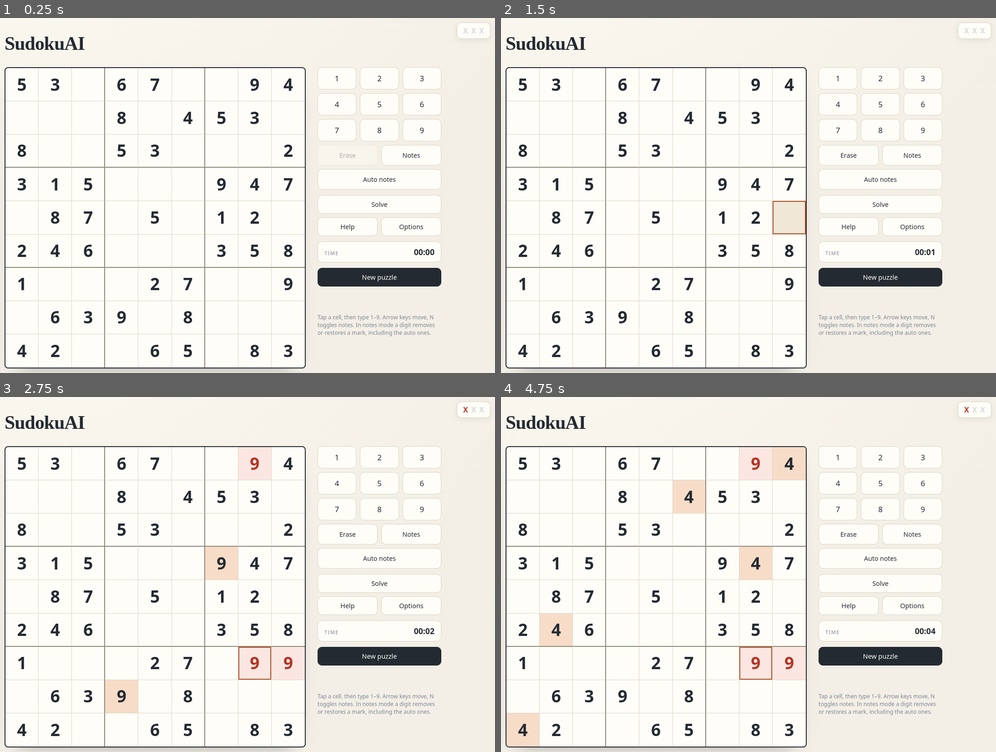
Above: before the commit, frames 1-4 (two rows, left to right).
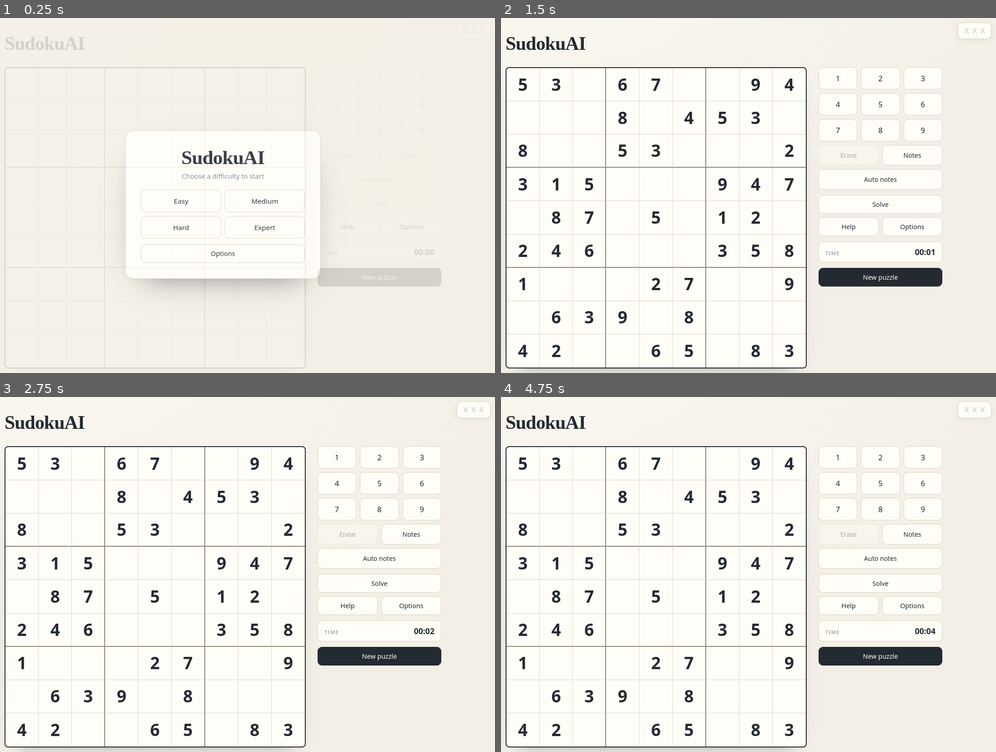
Above: after the commit, the same moments.

Repository: aiucci/SudokuAI
Game: browser game, page index.html
Two runs of this game, one before a commit and one after it. Both use one fixed random seed, a clock stepped at 60 frames per second and the inputs below.
Inputs (mouse positions are in pixels of both pictures, inside the frame that each line leads up to):
- Up to frame 1 (0.25 s): no input
- Up to frame 2 (1.5 s): click (684, 202) at 0.27 s, where only the run after the commit has a clickable "Easy"; hold Right from 1.03 s (still down); tap Space at 1.1 s
- Up to frame 3 (2.75 s): release Right at 1.53 s; hold Down 1.58-1.85 s; tap Space at 1.6, 2.1, 2.6 s; hold Left 1.9-2.47 s; click "9" at 2.02 s; hold Up from 2.52 s (still down)
- Up to frame 4 (4.75 s): release Up at 2.82 s; hold Right 2.87-3.53 s; tap Space every 0.5 s from 3.1 to 4.6 s; hold Up 3.58-3.82 s; hold Left 3.87-4.3 s; hold Down 4.35-4.68 s; click "4" at 4.52 s; hold Right from 4.73 s (still down)

The runs differ from the first frame. In frame 1, 9.7% of the frame differs, in the area x 0-100%, y 1-100%; in frame 2, 0.9%; in frame 3, 1.7%; in frame 4, 3.4%.

Commit message:
Add a start screen and tidy up the end of a game.
Ask for a difficulty on load behind a splash that also opens Options, keeping
the grid empty and every control disabled until one is chosen; grey out Notes,
Auto notes and Solve once the game ends; and drop the status and hint text from
under the New puzzle button.

Diff:
--- a/index.html
+++ b/index.html
@@ -212,7 +212,8 @@
     transition: background 0.14s ease, border-color 0.14s ease, transform 0.14s ease;
   }
 
-  .btn:hover { border-color: #bdb5a3; transform: translateY(-1px); }
+  .btn:hover:not(:disabled) { border-color: #bdb5a3; transform: translateY(-1px); }
+  .btn:disabled { opacity: 0.35; cursor: default; }
   .btn-primary { background: var(--ink); border-color: var(--ink); color: #fdfbf5; }
   .btn-primary:hover { background: #323b45; border-color: #323b45; }
 
@@ -278,11 +279,71 @@
 
   .option input { flex: none; margin: 2px 0 0; inline-size: 1.05em; block-size: 1.05em; accent-color: var(--accent); }
 
-  .status { min-height: 2.6em; margin: 0; font-size: 0.85rem; line-height: 1.4; color: var(--muted); }
-  .status.good { color: var(--good); }
-  .status.bad { color: var(--bad); }
-
-  .hint { margin: 0; font-size: 0.76rem; color: var(--muted); }
+  /* Outcomes are announced to screen readers but no longer shown under the controls. */
+  .sr-only {
+    position: absolute;
+    width: 1px;
+    height: 1px;
+    padding: 0;
+    margin: -1px;
+    overflow: hidden;
+    clip: rect(0 0 0 0);
+    white-space: nowrap;
+    border: 0;
+  }
+
+  /* Opening screen: the board stays inert until a difficulty is chosen here. */
+  .splash {
+    position: fixed;
+    inset: 0;
+    z-index: 20;
+    display: flex;
+    align-items: center;
+    justify-content: center;
+    padding: clamp(16px, 4vw, 40px);
+    background: rgba(243, 239, 230, 0.94);
+    animation: splash-in 0.4s ease both;
+  }
+
+  .splash[hidden] { display: none; }
+
+  @keyframes splash-in { from { opacity: 0; } to { opacity: 1; } }
+
+  .splash-card {
+    width: min(430px, 100%);
+    padding: clamp(22px, 4vw, 34px);
+    text-align: center;
+    background: var(--panel);
+    border: 1px solid var(--line);
+    border-radius: 18px;
+    box-shadow: 0 30px 70px -40px rgba(35, 42, 49, 0.75);
+  }
+
+  .splash-card h1 { margin: 0 0 6px; font-size: clamp(2.1rem, 6vw, 2.7rem); }
+  .splash-prompt { margin: 0 0 20px; font-size: 0.92rem; color: var(--muted); }
+
+  .splash-levels {
+    display: grid;
+    grid-template-columns: 1fr 1fr;
+    gap: 8px;
+    margin-bottom: 12px;
+  }
+
+  .splash-levels button {
+    font: inherit;
+    font-size: 0.95rem;
+    padding: 14px 0;
+    background: var(--panel);
+    border: 1px solid var(--line);
+    border-radius: 10px;
+    color: var(--ink);
+    cursor: pointer;
+    transition: background 0.14s ease, border-color 0.14s ease;
+  }
+
+  .splash-levels button:hover { background: #f6f0e4; border-color: #bdb5a3; }
+  #splashOptions { width: 100%; }
+  .splash .btn:hover:not(:disabled) { transform: none; }
 
   @media (max-width: 820px) {
     body { padding: 24px 16px 40px; }
@@ -344,11 +405,24 @@
 
       <button class="btn btn-primary" id="new">New puzzle</button>
 
-      <p class="status" id="status" role="status" aria-live="polite"></p>
-      <p class="hint">Tap a cell, then type 1–9. Arrow keys move, N toggles notes. In notes mode a digit removes or restores a mark, including the auto ones.</p>
+      <p class="sr-only" id="status" role="status" aria-live="polite"></p>
     </aside>
   </section>
 </main>
+
+<div class="splash" id="splash" role="dialog" aria-modal="true" aria-labelledby="splashTitle">
+  <div class="splash-card">
+    <h1 id="splashTitle">SudokuAI</h1>
+    <p class="splash-prompt">Choose a difficulty to start</p>
+    <div class="splash-levels">
+      <button data-splash-level="easy">Easy</button>
+      <button data-splash-level="medium">Medium</button>
+      <button data-splash-level="hard">Hard</button>
+      <button data-splash-level="expert">Expert</button>
+    </div>
+    <button class="btn" id="splashOptions">Options</button>
+  </div>
+</div>
 
 <dialog class="dialog" id="helpDialog" aria-labelledby="helpTitle">
   <h2 id="helpTitle" tabindex="-1">What each control does</h2>
@@ -358,11 +432,11 @@
     <dt>Erase</dt>
     <dd>Clears the selected cell: a wrong number, its notes, and any candidates you crossed off. It stays disabled on givens and on numbers that are already correct.</dd>
     <dt>Notes</dt>
-    <dd>Switches digit taps between filling cells and editing pencil marks.</dd>
+    <dd>Switches digit taps between filling cells and editing pencil marks. It greys out once the game is over or solved.</dd>
     <dt>Auto notes</dt>
-    <dd>Shows every empty cell's legal candidates and keeps  …(154 unchanged characters)… d green, those with two are tinted blue.</dd>
+    <dd>Shows every empty cell's legal candidates and keeps  …(154 unchanged characters)… d green, those with two are tinted blue. Like Notes, it greys out once the game is over or solved.</dd>
     <dt>Solve</dt>
-    <dd>Fills in the whole solution and ends the puzzle. Options can animate it cell by cell instead of revealing it at once.</dd>
+    <dd>Fills in the whole solution and ends the puzzle. Options can animate it cell by cell instead of revealing it at once. It greys out once the game is over.</dd>
     <dt>Time</dt>
     <dd>Time spent on this puzzle. It stops when you solve or reveal it.</dd>
     <dt>Mistakes</dt>
@@ -580,7 +654,10 @@
   const notesBtn = document.getElementById("notesBtn");
   const autoBtn = document.getElementById("autoBtn");
   const eraseBtn = document.getElementById("eraseBtn");
+  const solveBtn = document.getElementById("solve");
   const digitButtons = Array.from(pad.querySelectorAll("[data-digit]"));
+  const splashEl = document.getElementById("splash");
+  const splashLevelButtons = Array.from(splashEl.querySelectorAll("[data-splash-level]"));
 
   const cells = [];
   for (let i = 0; i < 81; i++) {
@@ -627,6 +704,7 @@
   let animateSolve = false;               // fill the grid cell by cell when solving
   let solveTicker = null;                 // running solve animation
   let locked = false;                     // solved or revealed: read-only board
+  let started = false;                    // a difficulty has been chosen from the splash
   let errors = 0;                         // wrong digits entered this puzzle
   let startedAt = 0;
   let ticker = null;
@@ -662,9 +740,8 @@
     return String(Math.floor(total / 60)).padStart(2, "0") + ":" + String(total % 60).padStart(2, "0");
   }
 
-  function setStatus(text, tone) {
+  function setStatus(text) {
     statusEl.textContent = text;
-    statusEl.className = "status" + (tone ? " " + tone : "");
   }
 
   function syncNotesButtons() {
@@ -674,12 +751,14 @@
 
   // Notes mode edits the marks; auto notes decides whether they are derived or hand-written.
   function setNotesMode(on) {
+    if (locked) return;
     notesMode = on;
     syncNotesButtons();
     render();
   }
 
   function setAutoNotes(on) {
+    if (locked) return;
     autoNotes = on;
     syncNotesButtons();
     render();
@@ -812,8 +891,11 @@
       filled++;
       if (values[i] === solution[i]) complete[values[i]]++;
     }
-    for (const btn of digitButtons) btn.disabled = complete[Number(btn.dataset.digit)] === 9;
+    for (const btn of digitButtons) btn.disabled = !started || complete[Number(btn.dataset.digit)] === 9;
     eraseBtn.disabled = locked || selected === null || puzzle[selected] !== 0 || values[selected] === solution[selected];
+    notesBtn.disabled = locked;
+    autoBtn.disabled = locked;
+    solveBtn.disabled = locked;
     remainingEl.textContent = String(81 - filled);
 
     for (let n = 0; n < mistakeEls.length; n++) mistakeEls[n].classList.toggle("is-lost", n < errors);
@@ -852,7 +934,27 @@
     clearInterval(ticker);
     ticker = null;
     timerEl.textContent = formatTime(elapsedMs === undefined ? Date.now() - startedAt : elapsedMs);
-    setStatus(message, tone);
+    setStatus(message);
+    notesMode = false;
+    syncNotesButtons();
+    render();
+  }
+
+  // Opening screen: an empty board that stays inert until a difficulty is chosen.
+  function boot() {
+    puzzle = new Array(81).fill(0);
+    solution = new Array(81).fill(0);
+    values = puzzle.slice();
+    notes = new Array(81).fill(0);
+    excluded = new Array(81).fill(0);
+    errors = 0;
+    selected = null;
+    locked = true;
+    started = false;
+    focusDigit = 0;
+    timerEl.textContent = "00:00";
+    document.querySelector("main").inert = true;   // nothing behind the splash is reachable
+    syncNotesButtons();
     render();
   }
 
@@ -868,6 +970,9 @@
     errors = 0;
     selected = null;
     locked = false;
+    started = true;
+    splashEl.hidden = true;
+    document.querySelector("main").inert = false;
     notesMode = false;
     focusDigit = 0;
     syncNotesButtons();
@@ -1013,7 +1118,7 @@
     else erase();
   });
 
-  document.getElementById("solve").addEventListener("click", reveal);
+  solveBtn.addEventListener("click", reveal);
 
   const helpDialog = document.getElementById("helpDialog");
   const optionsDialog = document.getElementById("optionsDialog");
@@ -1089,7 +1194,16 @@
     animateSolve = animateToggle.checked;
   });
 
-  newPuzzle();
+  for (const btn of splashLevelButtons) {
+    btn.addEventListener("click", () => {
+      level = btn.dataset.splashLevel;
+      newPuzzle();
+    });
+  }
+
+  document.getElementById("splashOptions").addEventListener("click", () => openDialog(optionsDialog));
+
+  boot();
 })();
 </script>
 </body>
